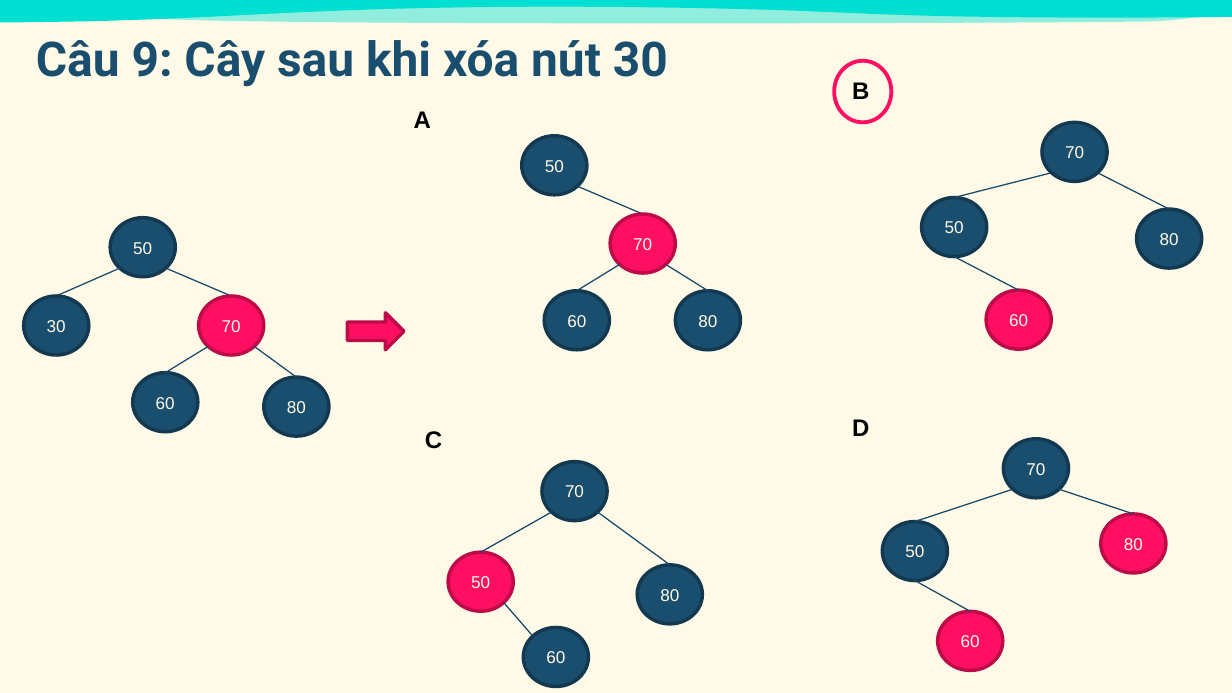
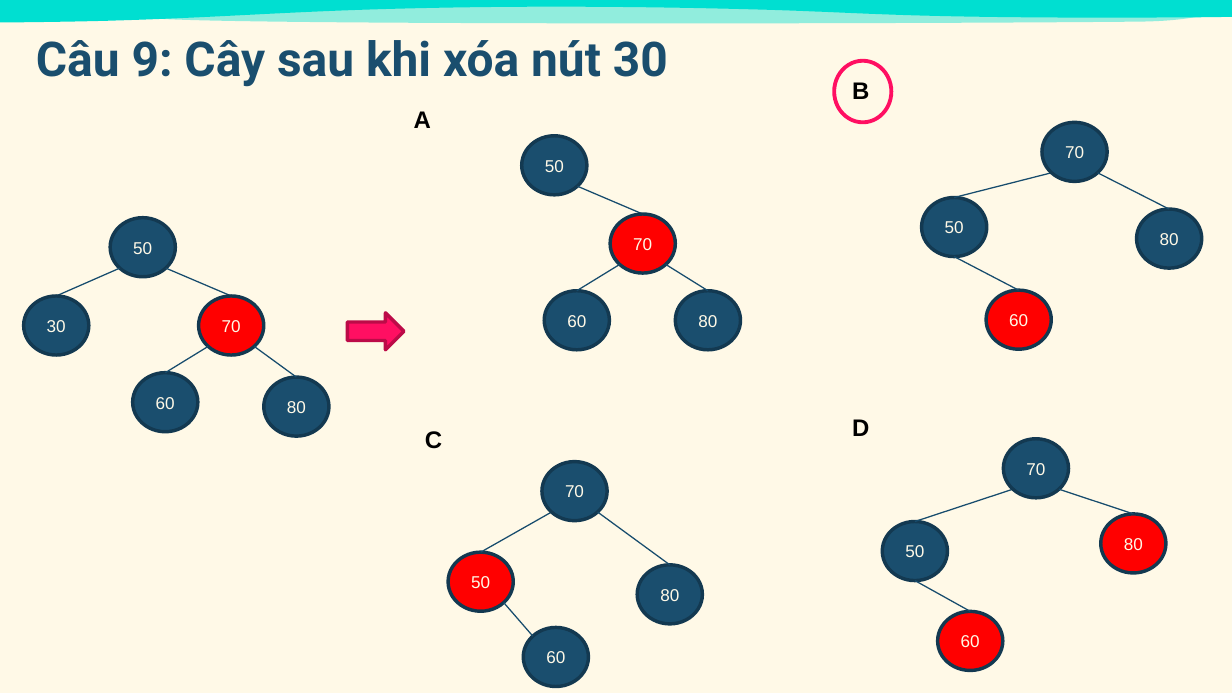
Before and after one commit to thinh-shito/Red-Black-Tree-Visualiztion, a slide deck: slide 14 of RBT_Quiz.pptx. Drawn at 1232x693 pixels with LibreOffice and Linux fonts; fonts in the diff are those of the drawing. Boxes give left, top, right and bottom in pixels: in the first picture for what was removed or moved away, otherwise in the second. Text is boxed around its words. In the diff, an @@ line names an element or a change of style, - is before the commit and + after.

Commit message:
change node color

```diff
--- a/RBT_Quiz.pptx
+++ b/RBT_Quiz.pptx
@@ fill #FF0F62 to #FF0000; outline #BD0B49 2 pt to #133A51 2 pt in 6 elements at (x1=198, y1=296, x2=264, y2=355), (x1=610, y1=214, x2=675, y2=274), (x1=448, y1=552, x2=514, y2=611), (x1=986, y1=291, x2=1051, y2=350), (x1=938, y1=611, x2=1003, y2=670), (x1=1101, y1=514, x2=1167, y2=573) @@
```
Also in this commit, not shown: 1 other slide changed.
